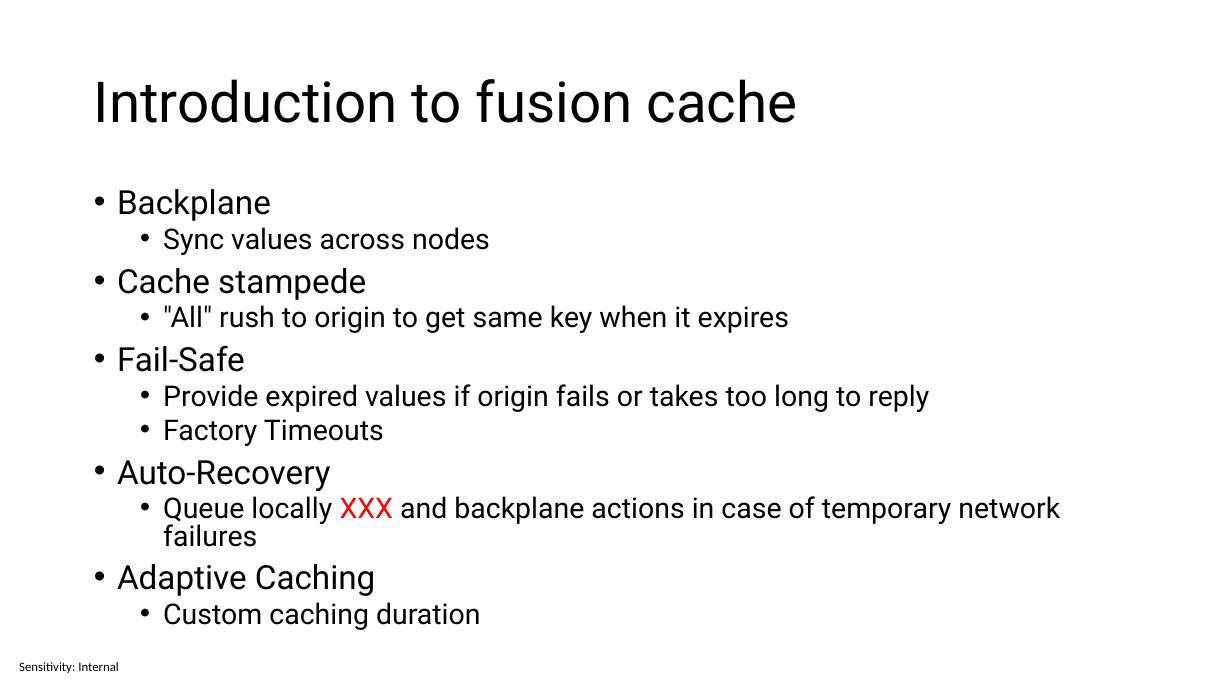
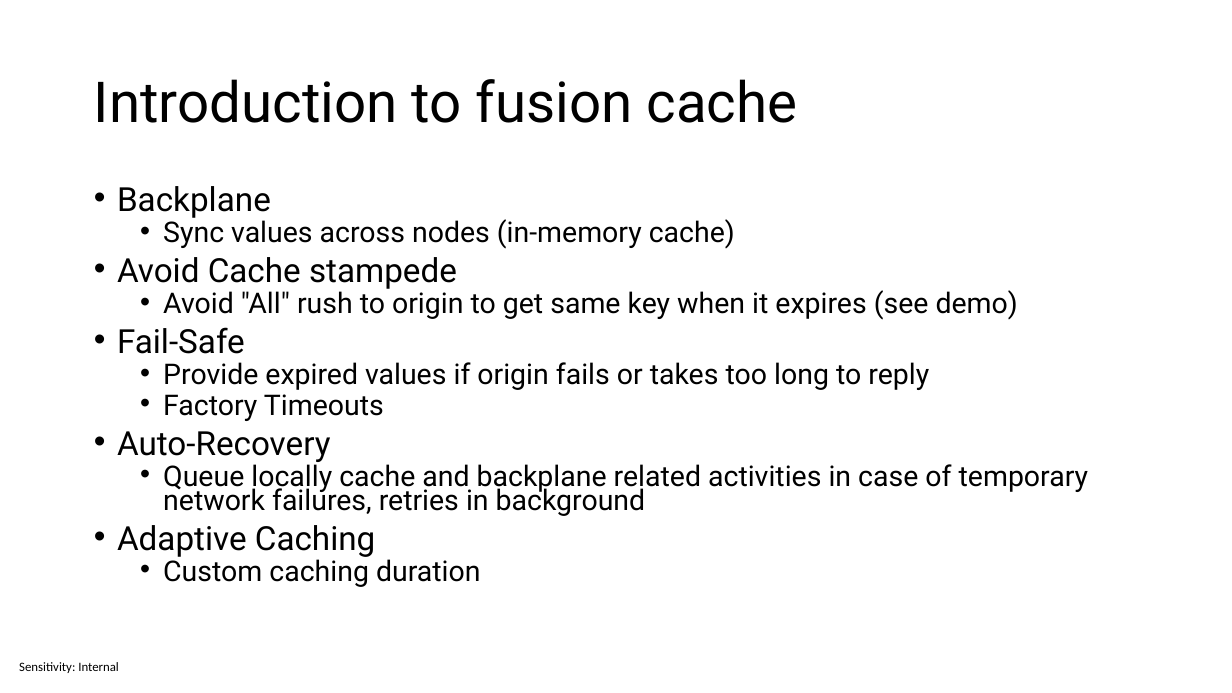
Before and after one commit to sabbadino/cache-like-a-pro-fusion-cache, a slide deck: slide 14 of cache-like-a-pro.pptx (slide 12 before the commit). Drawn at 1232x693 pixels with LibreOffice and Linux fonts; fonts in the diff are those of the drawing. Boxes give left, top, right and bottom in pixels: in the first picture for what was removed or moved away, otherwise in the second. Text is boxed around its words. In the diff, an @@ line names an element or a change of style, - is before the commit and + after.

Commit message:
WIP

```diff
--- a/cache-like-a-pro.pptx
+++ b/cache-like-a-pro.pptx
@@ text at (117, 186, 929, 587): line spacing 0.8 to 0.7 @@
@@ text at (117, 216, 1018, 320): text changed @@
-  • Sync values across nodes
-• Cache stampede
-  • "All" rush to origin to get same key when it expires
+  • Sync values across nodes (in-memory cache)
+• Avoid Cache stampede
+  • Avoid "All" rush to origin to get same key when it expires (see demo)
@@ text at (163, 459, 1088, 516): text changed @@
-  • Queue locally XXX and backplane actions in case of temporary network failures
+  • Queue locally cache and backplane related activities in case of temporary network failures, retries in background
```
Also in this commit, not shown: 6 other slides changed, 2 slides added.
